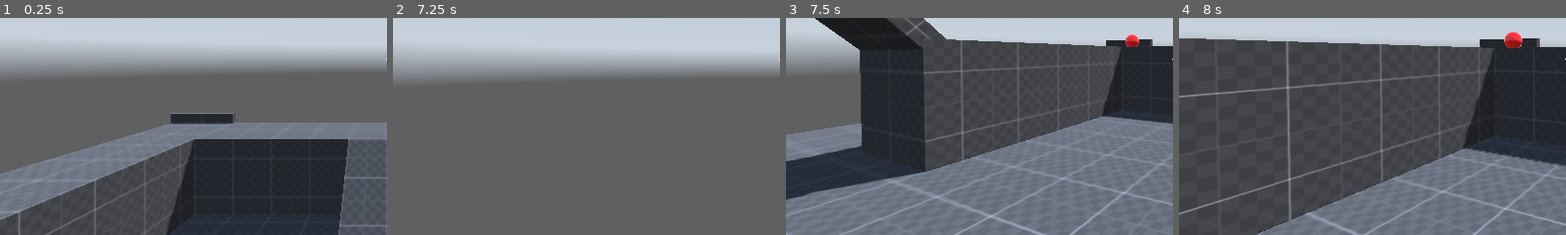
Above: before the commit, frames 1-4 (left to right).
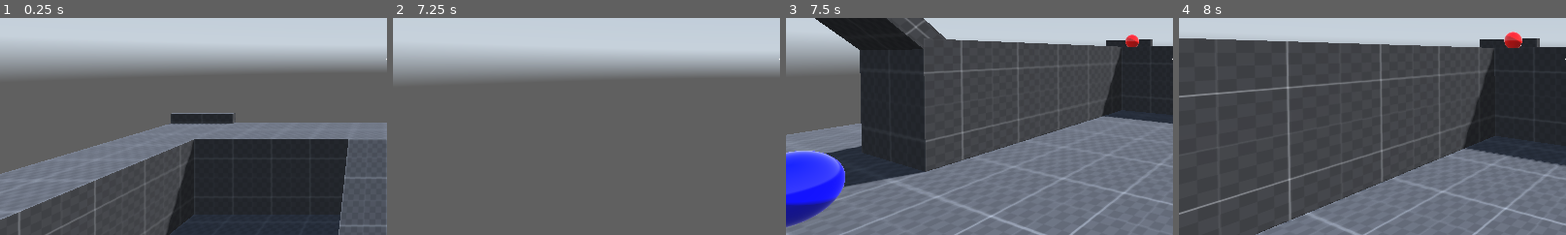
Above: after the commit, the same moments.

Repository: Silicontent/3d_movement_godot
Game: Godot game, scene res://scenes/world.tscn
Same seed, same stepped clock (60 frames per second), same inputs: the game is played once before the commit and once after it. A sky picture missing from this copy of the repository is replaced by a grey-blue gradient.
Inputs (mouse positions are % of the whole screen's width and height, from its top left):
- Up to frame 1 (0.25 s): no input
- Up to frame 2 (7.25 s): move the mouse to (55, 50) at 0.52 s; hold W (forward) 0.53-5.78 s; tap C (crouch) every 0.75 s from 0.6 to 6.6 s; move the mouse to (45, 50) at 1.27 s; move the mouse to (52, 48) at 2.02 s; move the mouse to (49, 52) at 2.77 s; move the mouse to (57, 51) at 3.52 s; move the mouse to (42, 49) at 4.27 s; move the mouse to (51, 50) at 5.02 s; tap Enter at 5.75 s; move the mouse to (46, 48) at 5.77 s; hold D (right) 5.78-6.53 s; tap Space at 6.5 s; move the mouse to (55, 50) at 6.52 s; hold W (forward) from 6.53 s (still down)
- Up to frame 3 (7.5 s): keep holding W (forward); tap Enter at 7.25 s; move the mouse to (45, 50) at 7.27 s; tap C (crouch) at 7.35 s
- Up to frame 4 (8 s): keep holding W (forward)
The pictures show only the part of the screen within x 0-50%, y 41-90%; the shares and areas given below are measured in that part.

Frames 1-2 are identical in both runs. In frame 3, 4.1% of the frame differs, in the area x 0-16%, y 61-97%; in frame 4, nothing differs.

Commit message:
Balls.
Added more test balls (blue and green) because I can, dammit

Diff:
--- a/scenes/world.tscn
+++ b/scenes/world.tscn
@@ -23,6 +23,27 @@
 [sub_resource type="SphereShape3D" id="SphereShape3D_qfnet"]
 radius = 0.25
 
+[sub_resource type="StandardMaterial3D" id="StandardMaterial3D_4mrxx"]
+albedo_color = Color(0, 1, 0, 1)
+roughness = 0.0
+
+[sub_resource type="SphereMesh" id="SphereMesh_7r4gi"]
+material = SubResource("StandardMaterial3D_4mrxx")
+radius = 0.25
+height = 0.5
+
+[sub_resource type="PhysicsMaterial" id="PhysicsMaterial_4mrxx"]
+bounce = 1.0
+
+[sub_resource type="StandardMaterial3D" id="StandardMaterial3D_7r4gi"]
+albedo_color = Color(0, 0, 1, 1)
+roughness = 0.0
+
+[sub_resource type="SphereMesh" id="SphereMesh_w7kh3"]
+material = SubResource("StandardMaterial3D_7r4gi")
+radius = 0.25
+height = 0.5
+
 [sub_resource type="PanoramaSkyMaterial" id="PanoramaSkyMaterial_rwgxs"]
 panorama = ExtResource("1_nnsk1")
 
@@ -228,6 +249,32 @@
 mesh = SubResource("SphereMesh_71j4m")
 
 [node name="CollisionShape3D" type="CollisionShape3D" parent="Stage/TestBall"]
+shape = SubResource("SphereShape3D_qfnet")
+
+[node name="TestBall2" type="RigidBody3D" parent="Stage" groups=["carriables"]]
+transform = Transform3D(1, 0, 0, 0, 1, 0, 0, 0, 1, -5.98144, 5.1406, 1.61619)
+collision_layer = 4
+collision_mask = 7
+physics_material_override = SubResource("PhysicsMaterial_71j4m")
+metadata/_edit_group_ = true
+
+[node name="MeshInstance3D" type="MeshInstance3D" parent="Stage/TestBall2"]
+mesh = SubResource("SphereMesh_7r4gi")
+
+[node name="CollisionShape3D" type="CollisionShape3D" parent="Stage/TestBall2"]
+shape = SubResource("SphereShape3D_qfnet")
+
+[node name="TestBall3" type="RigidBody3D" parent="Stage" groups=["carriables"]]
+transform = Transform3D(1, 0, 0, 0, 1, 0, 0, 0, 1, -3.25227, 5.1406, -0.771764)
+collision_layer = 4
+collision_mask = 7
+physics_material_override = SubResource("PhysicsMaterial_4mrxx")
+metadata/_edit_group_ = true
+
+[node name="MeshInstance3D" type="MeshInstance3D" parent="Stage/TestBall3"]
+mesh = SubResource("SphereMesh_w7kh3")
+
+[node name="CollisionShape3D" type="CollisionShape3D" parent="Stage/TestBall3"]
 shape = SubResource("SphereShape3D_qfnet")
 
 [node name="Environment" type="Node3D" parent="."]
--- a/scripts/hud.gd
+++ b/scripts/hud.gd
@@ -1,10 +1,13 @@
 extends CanvasLayer
 
+# used to get information about what the player is looking at
 @export var player: Player
 
 @onready var pause_menu := $Pause
+# the circle around the reticle signifying that an item can be interacted with
 @onready var reticle_circle := $Overlay/ReticleCircle
 
+# how fast the reticle circle should grow/shrink
 const RETICLE_ANIM_SPEED := 0.25
 
 
@@ -18,8 +21,10 @@
 
 
 func update_reticle() -> void:
+	# flips between 0 and 1 depending on what the player is looking at
 	var current_scale := float(player.reach_ray.get_collider() is PhysicsBody3D)
 
+	# animate the reticle circle growing/shrinking
 	reticle_circle.scale = Vector2(
 		lerp(reticle_circle.scale.x, current_scale, RETICLE_ANIM_SPEED),
 		lerp(reticle_circle.scale.y, current_scale, RETICLE_ANIM_SPEED)
--- a/scripts/player/player.gd
+++ b/scripts/player/player.gd
@@ -47,6 +47,7 @@
 
 
 func _ready() -> void:
+	# capture mouse to allow for first-person camera control
 	Input.mouse_mode = Input.MOUSE_MODE_CAPTURED
 
 
Not shown: 1 places in scenes/world.tscn that only renumber resources
